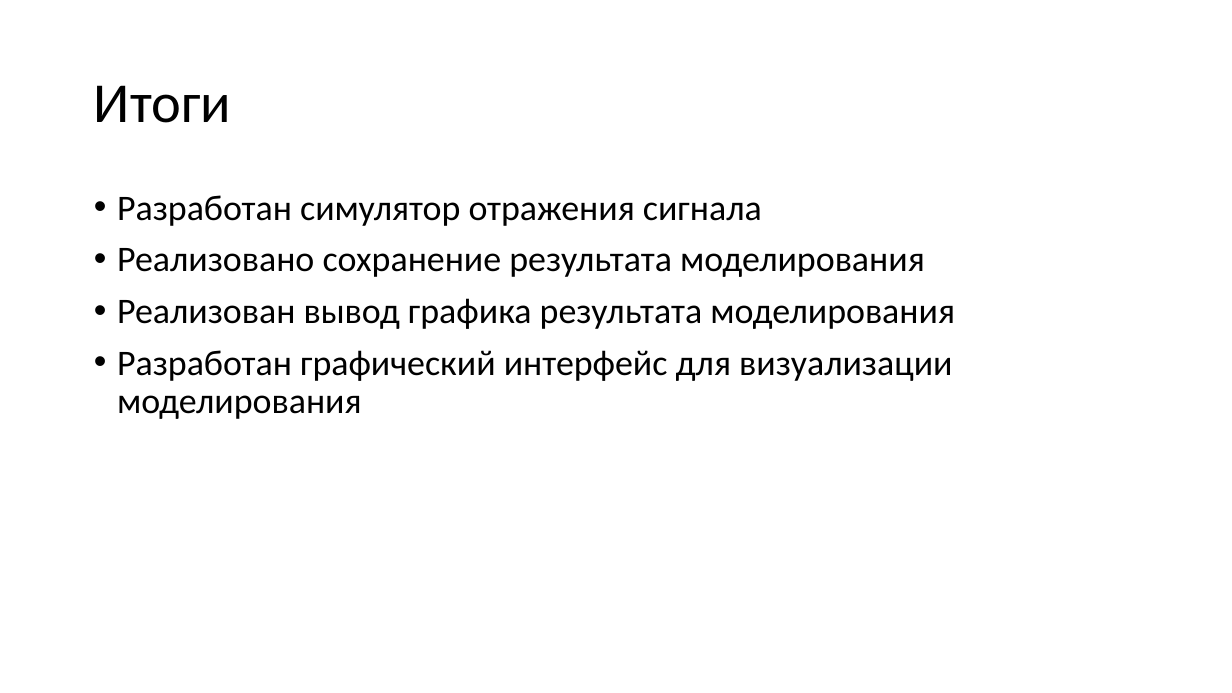
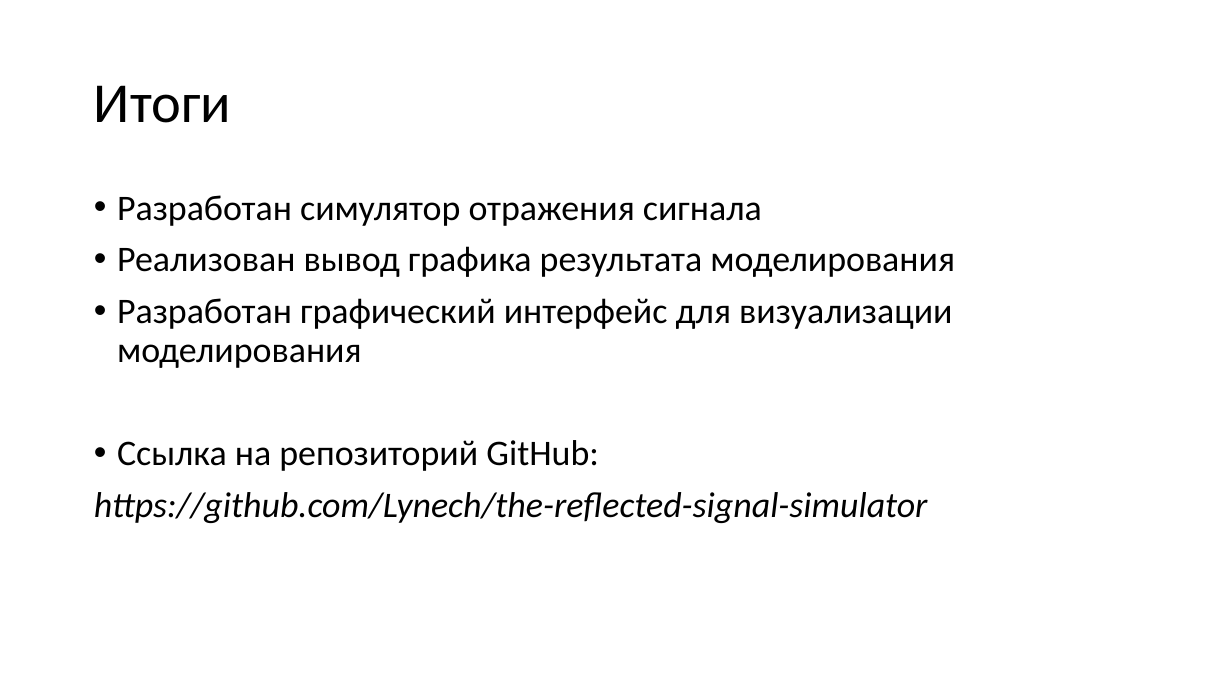
Before and after one commit to Lynech/the-reflected-signal-simulator, a slide deck: slide 15 of presentation.pptx (slide 9 before the commit). Drawn at 1232x693 pixels with LibreOffice and Linux fonts; fonts in the diff are those of the drawing. Boxes give left, top, right and bottom in pixels: in the first picture for what was removed or moved away, otherwise in the second. Text is boxed around its words. In the diff, an @@ line names an element or a change of style, - is before the commit and + after.

Commit message:
presentation improved

```diff
--- a/presentation.pptx
+++ b/presentation.pptx
@@ text at bbox=[117, 248, 925, 277]: paragraph removed @@
-• Реализовано сохранение результата моделирования
@@ text at bbox=[94, 440, 928, 523]: paragraphs added @@
+• Ссылка на репозиторий GitHub:
+https://github.com/Lynech/the-reflected-signal-simulator
```
Also in this commit, not shown: 6 other slides changed, 8 slides added, 1 slide removed, 1 other file.
